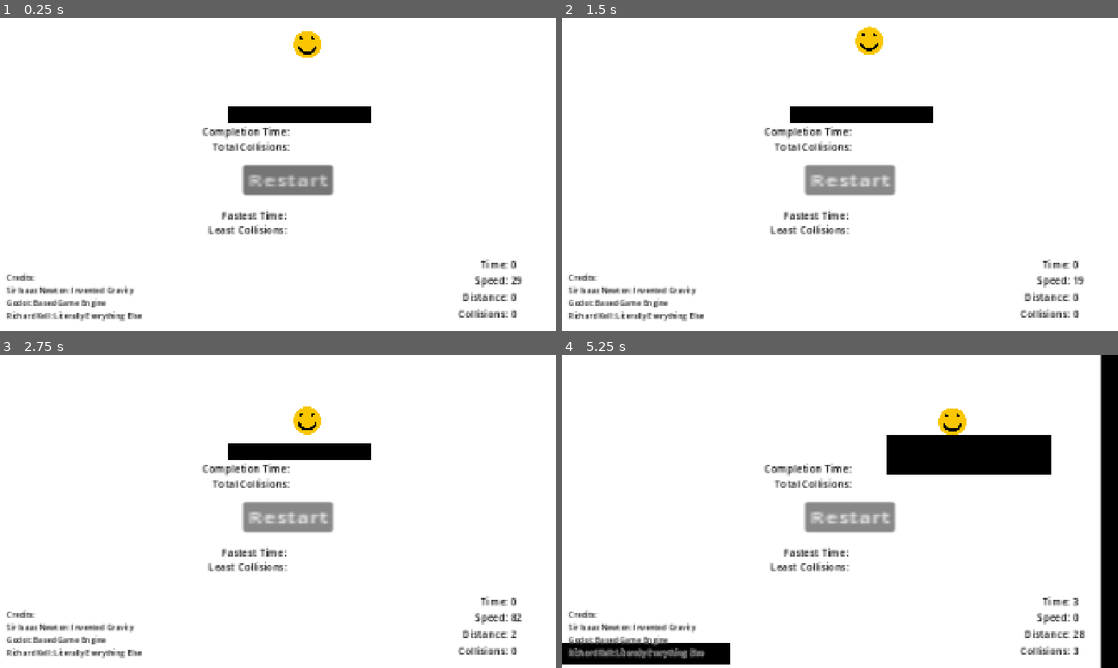
Above: before the commit, frames 1-4 (two rows, left to right).
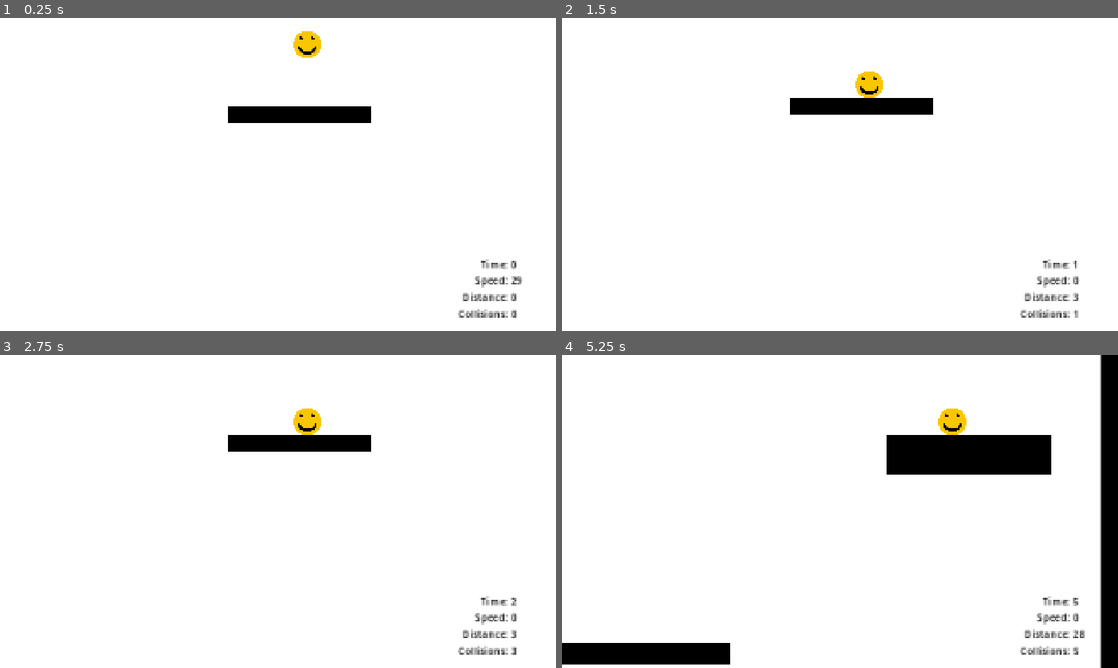
Above: after the commit, the same moments.

Repository: rickakell/FallingGame
Game: Godot game, scene res://scenes/Game.tscn
Same seed, same stepped clock (60 frames per second), same inputs: the game is played once before the commit and once after it.
Inputs (mouse positions are in pixels of both pictures, inside the frame that each line leads up to):
- Up to frame 1 (0.25 s): no input
- Up to frame 2 (1.5 s): click (851, 180) at 0.5 s, where only the run before the commit has a clickable "Restart"; click (851, 180) at 1.25 s, where only the run before the commit has a clickable "Restart"
- Up to frame 3 (2.75 s): click (289, 517) at 2 s, where only the run before the commit has a clickable "Restart"
- Up to frame 4 (5.25 s): hold Right (ui_right) 2.78-4.28 s; hold Left (ui_left) 4.28-5.03 s; hold Right (ui_right) from 5.03 s (still down)

The runs differ from the first frame. In frame 1, 3.9% of the frame differs, in the area x 1-61%, y 34-97%; in frame 2, 6.1%, in the area x 1-94%, y 2-97%; in frame 3, 5.4%; in frame 4, 4.1%.

Commit message:
Fix end screen and rectangles

Diff:
--- a/scenes/Game.tscn
+++ b/scenes/Game.tscn
@@ -74,6 +74,7 @@
 text = "Collisions: "
 
 [node name="EndScreen" type="CanvasLayer" parent="GameManager" unique_id=1729925137]
+visible = false
 
 [node name="RestartButton" type="Button" parent="GameManager/EndScreen" unique_id=274559585]
 z_index = 1000
@@ -704,6 +705,26 @@
 position = Vector2(2140, 31319)
 scale = Vector2(-5.1808305, 1.7657028)
 
+[node name="RectangleObstacle118" parent="RactangleObstacles" unique_id=451933145 instance=ExtResource("3_cpr0p")]
+position = Vector2(1469.9998, 101345.99)
+scale = Vector2(6.081039, 1.8680909)
+
+[node name="RectangleObstacle119" parent="RactangleObstacles" unique_id=1650734127 instance=ExtResource("3_cpr0p")]
+position = Vector2(-1843, 107666)
+scale = Vector2(13.743638, -3.9155147)
+
+[node name="RectangleObstacle120" parent="RactangleObstacles" unique_id=1252816972 instance=ExtResource("3_cpr0p")]
+position = Vector2(-1648, 131678)
+scale = Vector2(7.3999977, 2.5198436)
+
+[node name="RectangleObstacle121" parent="RactangleObstacles" unique_id=834905035 instance=ExtResource("3_cpr0p")]
+position = Vector2(1532, 84333)
+scale = Vector2(6.2109795, 2.3003175)
+
+[node name="RectangleObstacle122" parent="RactangleObstacles" unique_id=1243703731 instance=ExtResource("3_cpr0p")]
+position = Vector2(-1325, 97682)
+scale = Vector2(8.693279, 2.0219562)
+
 [node name="FinishLine" parent="." unique_id=1475530944 instance=ExtResource("5_s0nni")]
 unique_name_in_owner = true
 position = Vector2(-1, 163014)
@@ -717,24 +738,4 @@
 position = Vector2(-1, 0)
 shape = SubResource("WorldBoundaryShape2D_s0nni")
 
-[node name="RectangleObstacle" parent="." unique_id=451933145 instance=ExtResource("3_cpr0p")]
-position = Vector2(1469.9998, 101345.99)
-scale = Vector2(6.081039, 1.8680909)
-
-[node name="RectangleObstacle2" parent="." unique_id=1650734127 instance=ExtResource("3_cpr0p")]
-position = Vector2(-1843, 107666)
-scale = Vector2(13.743638, -3.9155147)
-
-[node name="RectangleObstacle3" parent="." unique_id=1252816972 instance=ExtResource("3_cpr0p")]
-position = Vector2(-1648, 131678)
-scale = Vector2(7.3999977, 2.5198436)
-
-[node name="RectangleObstacle4" parent="." unique_id=834905035 instance=ExtResource("3_cpr0p")]
-position = Vector2(1532, 84333)
-scale = Vector2(6.2109795, 2.3003175)
-
-[node name="RectangleObstacle5" parent="." unique_id=1243703731 instance=ExtResource("3_cpr0p")]
-position = Vector2(-1325, 97682)
-scale = Vector2(8.693279, 2.0219562)
-
 [connection signal="pressed" from="GameManager/EndScreen/RestartButton" to="GameManager" method="_on_restart_button_pressed"]
